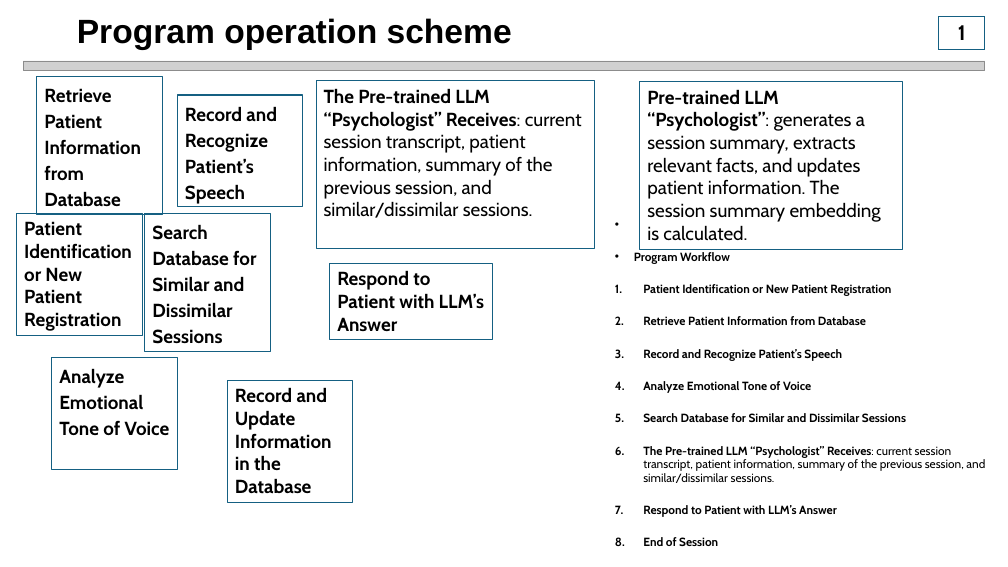
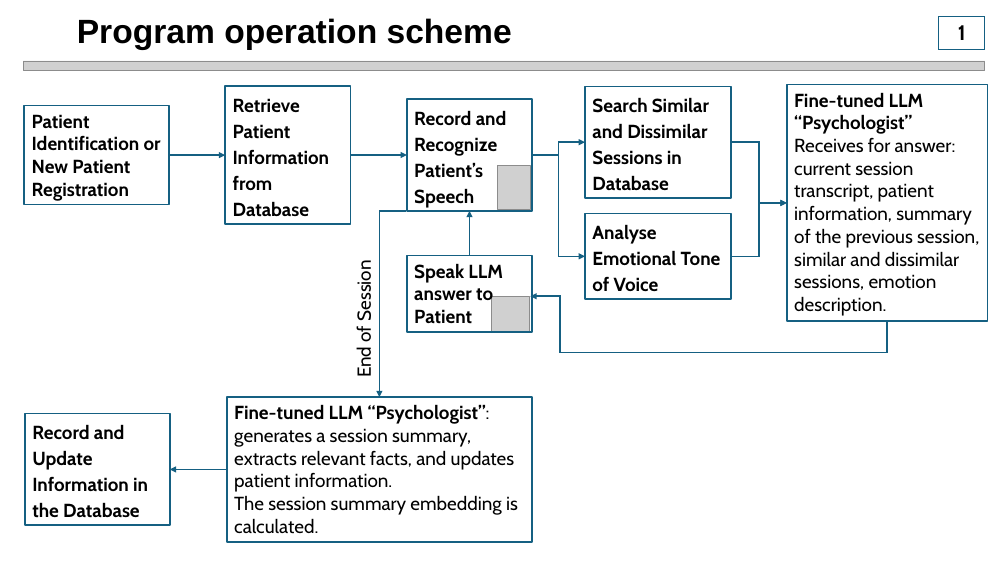
Before and after one commit to IlyaZutler/Project_4-Psychologist_IA, a slide deck: slide 9 of Presentation2.pptx (slide 5 before the commit). Drawn at 1008x567 pixels with LibreOffice and Linux fonts; fonts in the diff are those of the drawing; grey boxes stand for pictures. Boxes give left, top, right and bottom in pixels: in the first picture for what was removed or moved away, otherwise in the second. Text is boxed around its words. In the diff, an @@ line names an element or a change of style, - is before the commit and + after.

```diff
--- a/Presentation2.pptx
+++ b/Presentation2.pptx
@@ rectangle "Retrieve Patient Information from Database": place and size @@
-rectangle "Retrieve Patient Information from Database" at (37,76,163,215)
+rectangle "Retrieve Patient Information from Database" at (225,86,351,225)
@@ rectangle "Search Similar and Dissimilar Sessions ...": place and size @@
-rectangle "Search Similar and Dissimilar Sessions ..." at (145,213,271,352)
+rectangle "Search Similar and Dissimilar Sessions ..." at (585,86,732,198)
@@ rectangle "Fine-tuned LLM “Psychologist” Receives for ...": place and size @@
-rectangle "Fine-tuned LLM “Psychologist” Receives for ..." at (316,81,594,249)
+rectangle "Fine-tuned LLM “Psychologist” Receives for ..." at (787,85,988,321)
@@ rectangle "Patient Identification or New Patient ...": place and size @@
-rectangle "Patient Identification or New Patient ..." at (17,213,142,336)
+rectangle "Patient Identification or New Patient ..." at (24,105,169,204)
@@ rectangle "Record and Recognize Patient’s Speech": place and size @@
-rectangle "Record and Recognize Patient’s Speech" at (178,95,303,207)
+rectangle "Record and Recognize Patient’s Speech" at (407,99,532,211)
@@ text in rectangle at (592,97,709,191): text changed @@
-Search Database for Similar and Dissimilar Sessions
+Search Similar and Dissimilar Sessions in Database
@@ text in rectangle at (794,92,979,316): text changed @@
-The Pre-trained LLM “Psychologist” Receives: current session transcript, patient information, summary of the previous session, and similar/dissimilar sessions.
+Fine-tuned LLM “Psychologist” Receives for answer: current session transcript, patient information, summary of the previous session, similar and dissimilar sessions, emotion description.
@@ elbow arrow added from (532, 155) to (585, 142), #156082 1.5 pt @@
@@ elbow arrow added from (731, 142) to (787, 203), #156082 1.5 pt @@
@@ elbow arrow added from (169, 155) to (225, 155), #156082 1.5 pt @@
@@ elbow arrow added from (351, 155) to (407, 155), #156082 1.5 pt @@
@@ picture added at (498,166,530,210) @@
@@ elbow arrow added from (532, 155) to (585, 256), #156082 1.5 pt @@
@@ elbow arrow added from (731, 256) to (787, 203), #156082 1.5 pt @@
@@ elbow arrow added from (405, 210) to (380, 397), #156082 1.5 pt @@
@@ elbow arrow added from (470, 256) to (470, 211), #156082 1.5 pt @@
@@ rectangle "Analyse Emotional Tone of Voice": place and size @@
-rectangle "Analyse Emotional Tone of Voice" at (52,358,178,470)
+rectangle "Analyse Emotional Tone of Voice" at (585,214,732,299)
@@ text in rectangle at (592,224,721,292): text changed @@
-Analyze Emotional Tone of Voice
+Analyse Emotional Tone of Voice
@@ rectangle added at (345,240,378,385), outline #FFFFFF 1 pt, 18 pt, text #000000 @@
+End of Session
@@ outline #156082 1 pt to #156082 1.5 pt in 8 elements at (225,86,351,225), (24,105,169,204), (407,99,532,211), (227,397,532,542), (585,214,732,299), (787,85,988,321), (585,86,732,198), (407,256,532,332) @@
@@ rectangle "Speak LLM answer to Patient": place and size @@
-rectangle "Speak LLM answer to Patient" at (330,263,492,340)
+rectangle "Speak LLM answer to Patient" at (407,256,532,332)
@@ text in rectangle at (414,263,503,324): text changed @@
-Respond to Patient with LLM’s Answer
+Speak LLM answer to Patient
@@ text removed at (634,252,985,546) @@
-• Program Workflow
-1. Patient Identification or New Patient Registration
-2. Retrieve Patient Information from Database
-3. Record and Recognize Patient’s Speech
-4. Analyze Emotional Tone of Voice
-5. Search Database for Similar and Dissimilar Sessions
-6. The Pre-trained LLM “Psychologist” Receives: current session transcript, patient information, summary of the previous session, and similar/dissimilar sessions.
-7. Respond to Patient with LLM’s Answer
-8. End of Session
-9. Pre-trained LLM “Psychologist”: generates a session summary, extracts relevant facts, and updates patient information. The session summary embedding is calculated.
-10. Record and Update Information in the Database
@@ picture added at (492,296,529,331) @@
@@ elbow arrow added from (887, 321) to (531, 296), #156082 1.5 pt @@
@@ rectangle "Record and Update Information in ...": place and size @@
-rectangle "Record and Update Information in ..." at (228,380,353,503)
+rectangle "Record and Update Information in ..." at (25,414,170,526)
@@ rectangle "Record and Update Information in ..." at (25,414,170,526): line spacing 1 to 1.15; more space between paragraphs; outline #156082 1 pt to #156082 1.5 pt @@
@@ rectangle "Fine-tuned LLM “Psychologist”: generates a ...": place and size @@
-rectangle "Fine-tuned LLM “Psychologist”: generates a ..." at (640,82,903,250)
+rectangle "Fine-tuned LLM “Psychologist”: generates a ..." at (227,397,532,542)
@@ text in rectangle at (234,404,518,534): text changed @@
-Pre-trained LLM “Psychologist”: generates a session summary, extracts relevant facts, and updates patient information. The session summary embedding is calculated.
+Fine-tuned LLM “Psychologist”: generates a session summary, extracts relevant facts, and updates patient information.
+The session summary embedding is calculated.
@@ elbow arrow added from (227, 470) to (170, 470), #156082 1.5 pt @@
```
Also in this commit, not shown: 3 other slides changed, 6 slides added, 1 other file.
